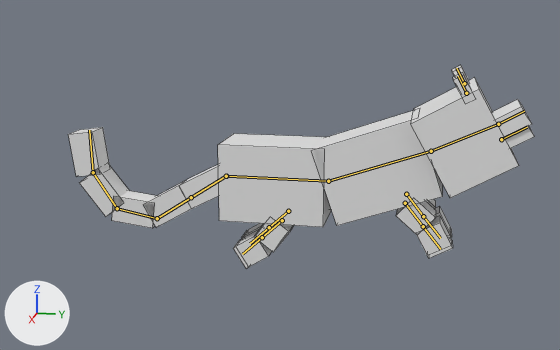
One commit to the Blender file Assets/Arts/Model/Animal/Black Panther.blend: the scene before it, then after it.
The view is the same before and after, from a camera (50 mm lens) standing at (19.32, 1.71, 7.39) and looking at (-0.03, -2.16, 2.55). The lights are fixed; the arrows at lower left show +X, +Y and +Z. Both versions are drawn at frame 37 of the action 'Run'; the numbers are the values there. The bones that bend it are drawn over the model as lines. Mesh edges are drawn as thin lines.

The first picture shows 'Black Panthar'.
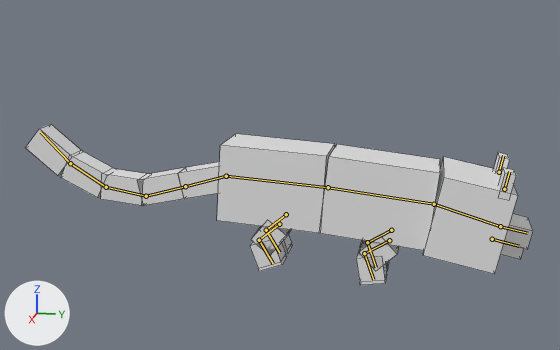
Commit message: Panther run Animation Update

Where the change shows, as pixel boxes (x1, y1, x2, y2) in the pictures (560 x 350 px):
'Black Panthar', posed (9% wider, 21% shorter): before (68, 65, 535, 268); after (26, 124, 533, 285)

The edits, one by one:
Bone 'Head Controller' (bone_head_controller) turns from (10, 0, 0) to (-5, 0, 0) degrees about its own x, y and z.
Bone 'Spline 1 Controller' (bone_spline_1_controller) turns from (19, 0, 0) to (-3, 0, 0) degrees about its own x, y and z.
Bone 'Tail IK' (bone_tail_ik) moves from (0.0, -0.78, 1.19) to (0.0, 0.65, 0.92).
Bone 'Spline 2 Controller' (bone_spline_2_controller) turns from (0, 0, 0) to (-4, 0, 0) degrees about its own x, y and z.
Bone 'IK Controler FL' (bone_ik_controler_fl) moves from (0.0, 1.89, 0.0) to (0.0, -0.49, 0.0).
Bone 'IK Controler FR' (bone_ik_controler_fr) moves from (0.0, 1.89, 0.0) to (0.0, -0.49, 0.0).
Bone 'IK Controller BL' (bone_ik_controller_bl) moves from (0.0, -1.38, 0.16) to (0.0, -0.25, 0.24).
Bone 'IK Controler BR' (bone_ik_controler_br) moves from (0.0, -1.38, 0.16) to (0.0, -0.25, 0.24).
